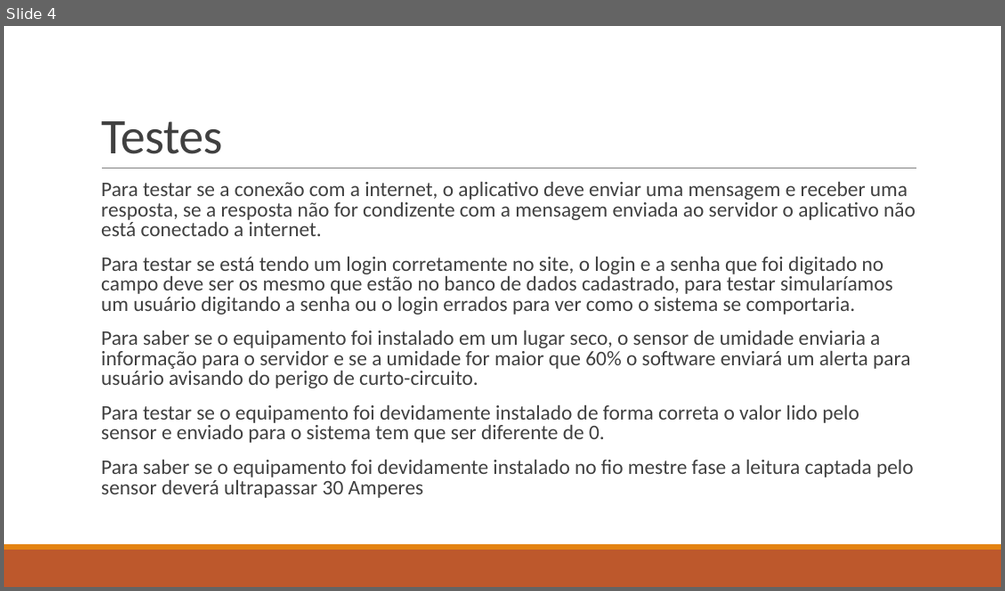
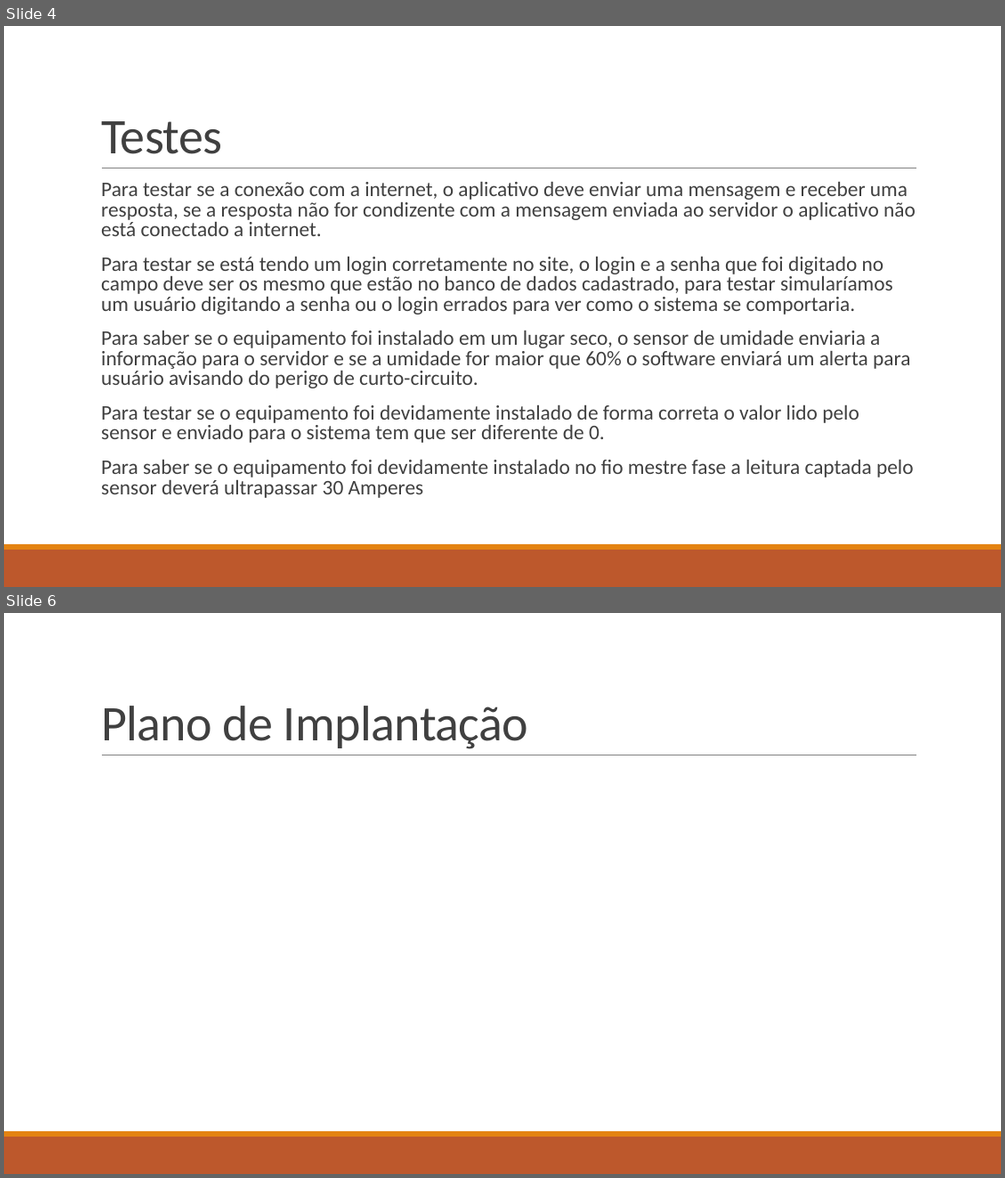
Before and after one commit to GVRO1/BandTec, a slide deck: Liçãodeti.pptx. Shown one above the other, each under a label of ours: slide 4 before the commit, slides 4 and 6 after it; the slides between them are not shown. The pictures are 1005x591 and 1005x1178 pixels, drawn with LibreOffice and Linux fonts; fonts in the diff are those of the drawing. Boxes give left, top, right and bottom in pixels: in the first picture for what was removed or moved away, otherwise in the second. Text is boxed around its words. In the diff, an @@ line names an element or a change of style, - is before the commit and + after.

```diff
--- a/Liçãodeti.pptx
+++ b/Liçãodeti.pptx
@@ slide 6 added at <box>4,613,1001,1174</box>, background #FFFFFF; not listed: 3 template elements that a slide beside it also shows @@
@@ title added at <box>101,706,528,749</box>, 48 pt, text #404040 @@
+Plano de Implantação
```
Also in this commit, not shown: 1 other slide added, 1 slide removed.
